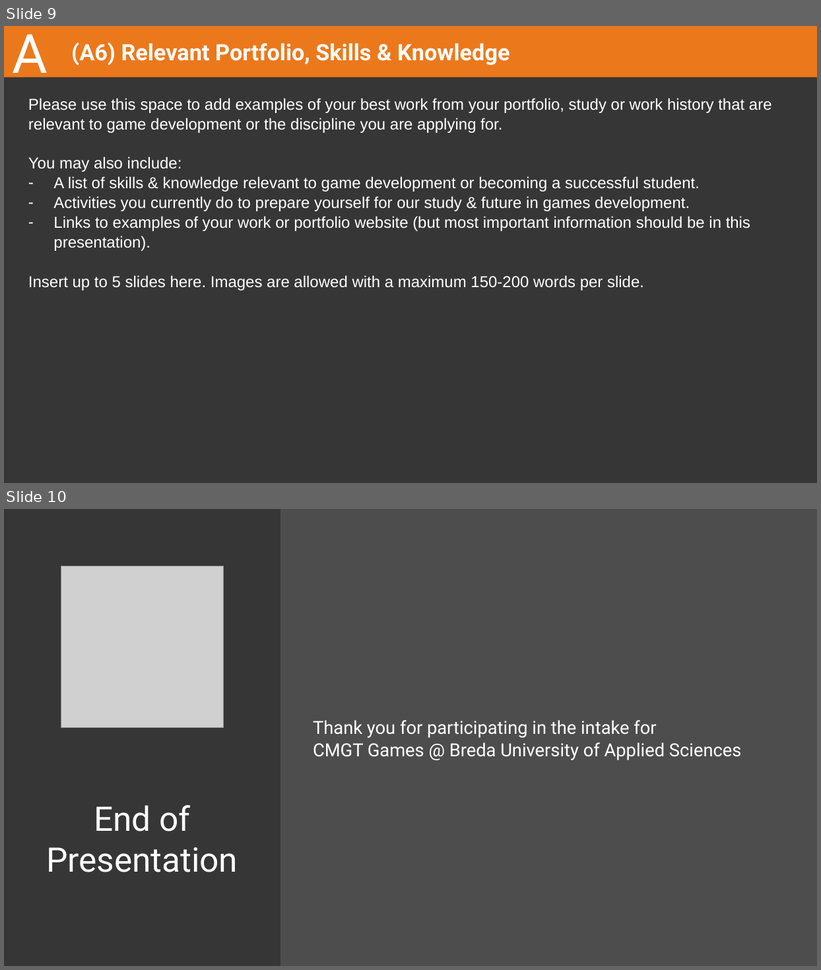
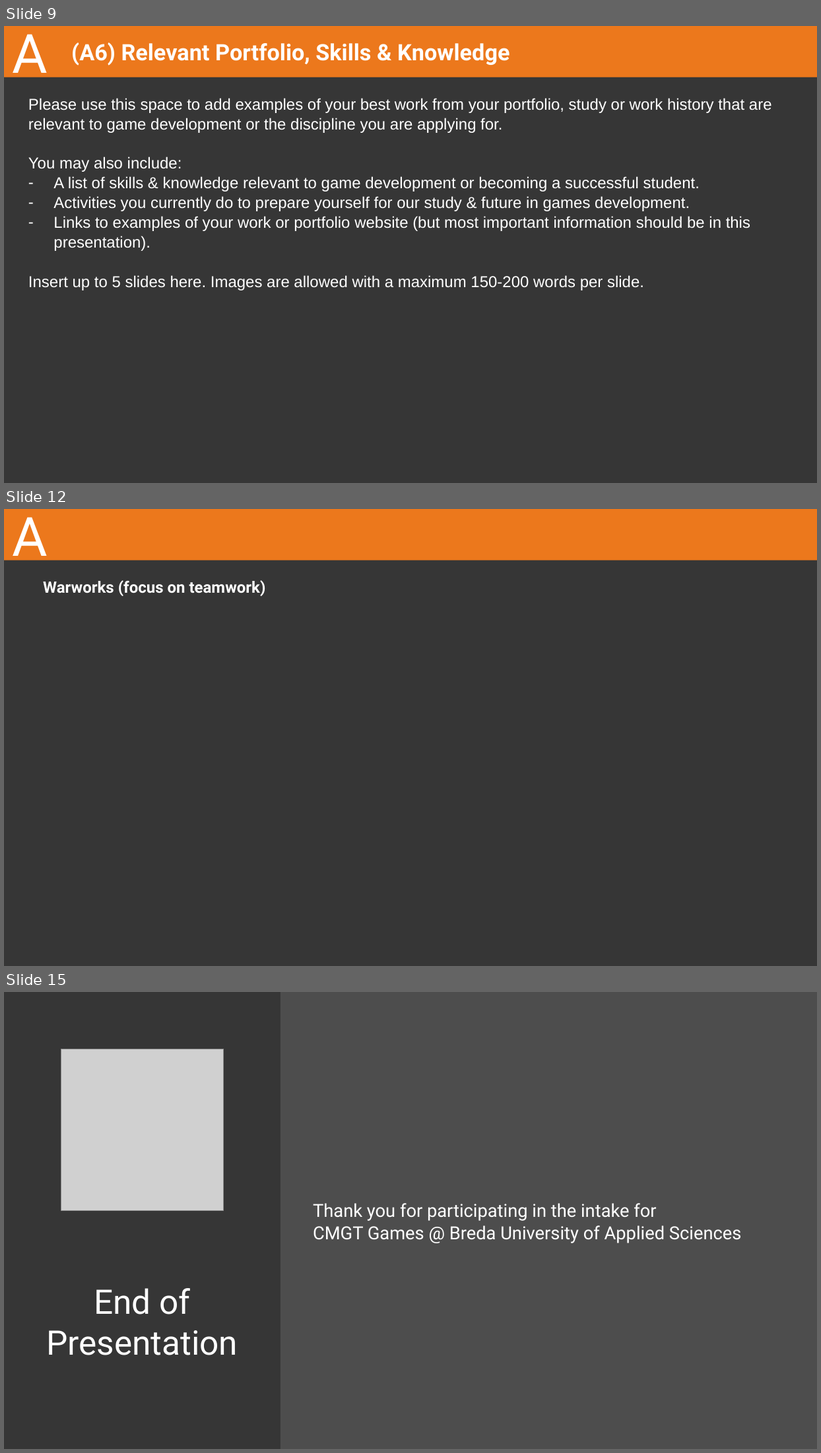
Before and after one commit to EyeOfFantasy/Buas-intake, a slide deck: 2023-24 CMGT Intake - Design and Production.pptx. Shown one above the other, each under a label of ours: slides 9 and 10 before the commit, slides 9, 12 and 15 after it; the slides between them are not shown. The pictures are 821x970 and 821x1453 pixels, drawn with LibreOffice and Linux fonts; fonts in the diff are those of the drawing; grey boxes stand for pictures. Boxes give left, top, right and bottom in pixels: in the first picture for what was removed or moved away, otherwise in the second. Text is boxed around its words. In the diff, an @@ line names an element or a change of style, - is before the commit and + after.

```diff
--- a/2023-24 CMGT Intake - Design and Production.pptx
+++ b/2023-24 CMGT Intake - Design and Production.pptx
@@ slide 12 added at (x1=4, y1=509, x2=817, y2=966), background #363636; not listed: 1 template element that a slide beside it also shows @@
@@ title added at (x1=12, y1=517, x2=48, y2=568), 48 pt, text #FFFFFF @@
+A
@@ subtitle added at (x1=43, y1=580, x2=266, y2=596), 14 pt, text #FFFFFF, bold @@
+Warworks (focus on teamwork)
@@ what was slide 10 is now slide 15 @@
```
Also in this commit, not shown: 4 slides changed, 4 other slides added.
